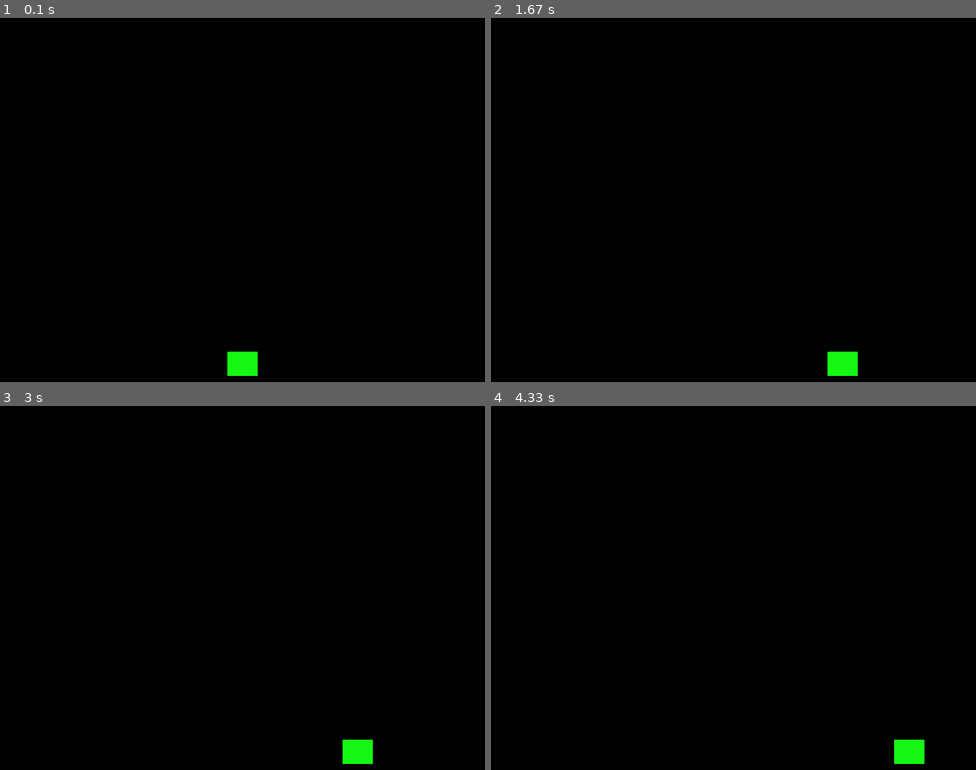
Above: before the commit, frames 1-4 (two rows, left to right).
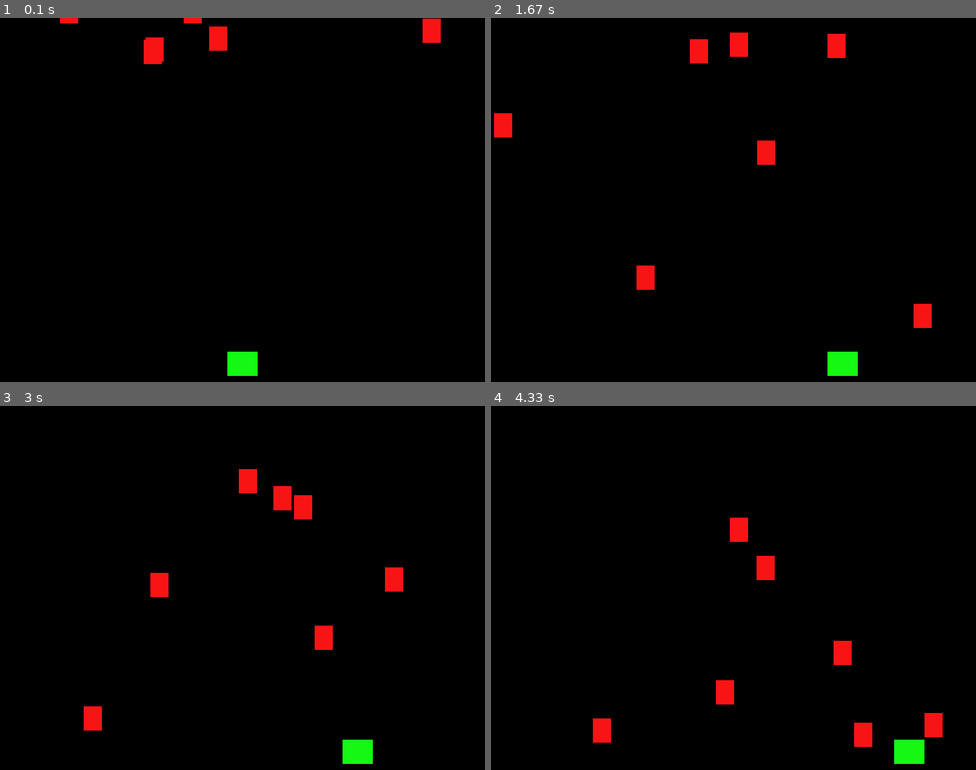
Above: after the commit, the same moments.

Repository: IsmaBH/Python-Pruebas
Game: pygame game, started from Pygame-Course/Invasion/invasion.py
Same seed, same stepped clock (60 frames per second), same inputs: the game is played once before the commit and once after it.
Inputs:
- Up to frame 1 (0.1 s): no input
- Up to frame 2 (1.67 s): hold Right 0.33-0.8 s; hold Right 0.83-1.3 s; hold Left from 1.33 s (still down)
- Up to frame 3 (3 s): release Left at 1.87 s; hold Left 1.9-2.3 s; hold Right 2.33-2.97 s
- Up to frame 4 (4.33 s): hold Left 3-3.47 s; hold Right 3.5-3.97 s; hold Right from 4 s (still down)

The runs differ from the first frame. In frame 1, 0.9% of the frame differs, in the area x 12-91%, y 0-13%; in frame 2, 1.8%, in the area x 0-91%, y 4-86%; in frame 3, 1.8%; in frame 4, 1.8%.

Commit message:
Mobs y movimiento de los Mobs

Diff:
--- a/Pygame-Course/Invasion/invasion.py
+++ b/Pygame-Course/Invasion/invasion.py
@@ -8,6 +8,7 @@
 FPS = 60
 BLACK = (0,0,0)
 GREEN = (20, 248, 20)
+RED = (248,20,20)
 BACKGROUND_COLOR = (200,200,200)
 #Clase Jugador
 class Player(pygame.sprite.Sprite):
@@ -33,6 +34,27 @@
 		if self.rect.left < 0:
 			self.rect.left = 0
 		self.rect.x += self.speedx
+#Clase de los enemigos
+class Mob(pygame.sprite.Sprite):
+	#Metodo init de la clase
+	def __init__(self):
+		super(Mob, self).__init__()
+		self.image = pygame.Surface((30,40))
+		self.image.fill(RED)
+		self.rect = self.image.get_rect()
+		self.rect.x = random.randint(0,WIDTH-self.rect.width)
+		self.rect.y = random.randint(-100,40)
+		self.speedy = random.randrange(1,8)
+		self.speedx = random.randint(-1,1)
+	#Metodos de la clase
+	def update(self):
+		self.rect.y += self.speedy
+		self.rect.x += self.speedx
+		if self.rect.top > HEIGHT+10:
+			self.rect.x = random.randint(0,WIDTH-self.rect.width)
+			self.rect.y = random.randint(-100,40)
+			self.speedy = random.randrange(1,8)
+			self.speedx = random.randint(-1,1)
 #Inicializacion de pygame
 pygame.init()
 pygame.mixer.init()
@@ -41,8 +63,13 @@
 clock = pygame.time.Clock()
 #Grupo de Sprites
 all_sprites = pygame.sprite.Group()
+mobs = pygame.sprite.Group()
 player = Player()
 all_sprites.add(player)
+for i in range(8):
+	m = Mob()
+	all_sprites.add(m)
+	mobs.add(m)
 #Bucle de Juego
 running = True
 while running:
